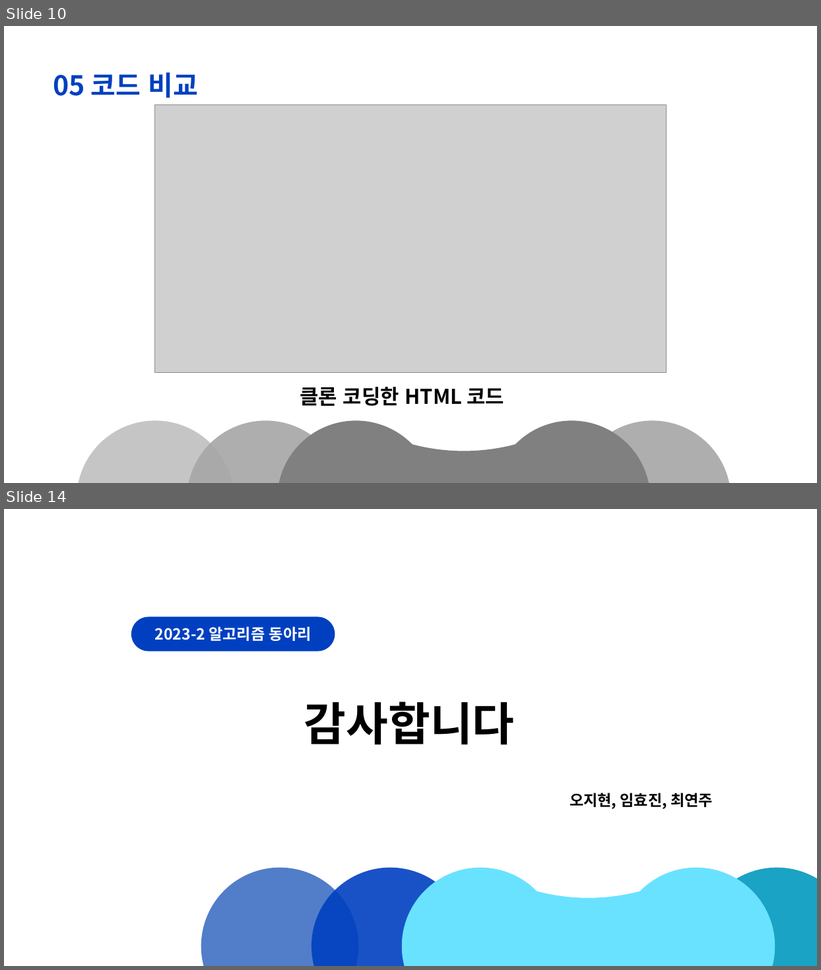
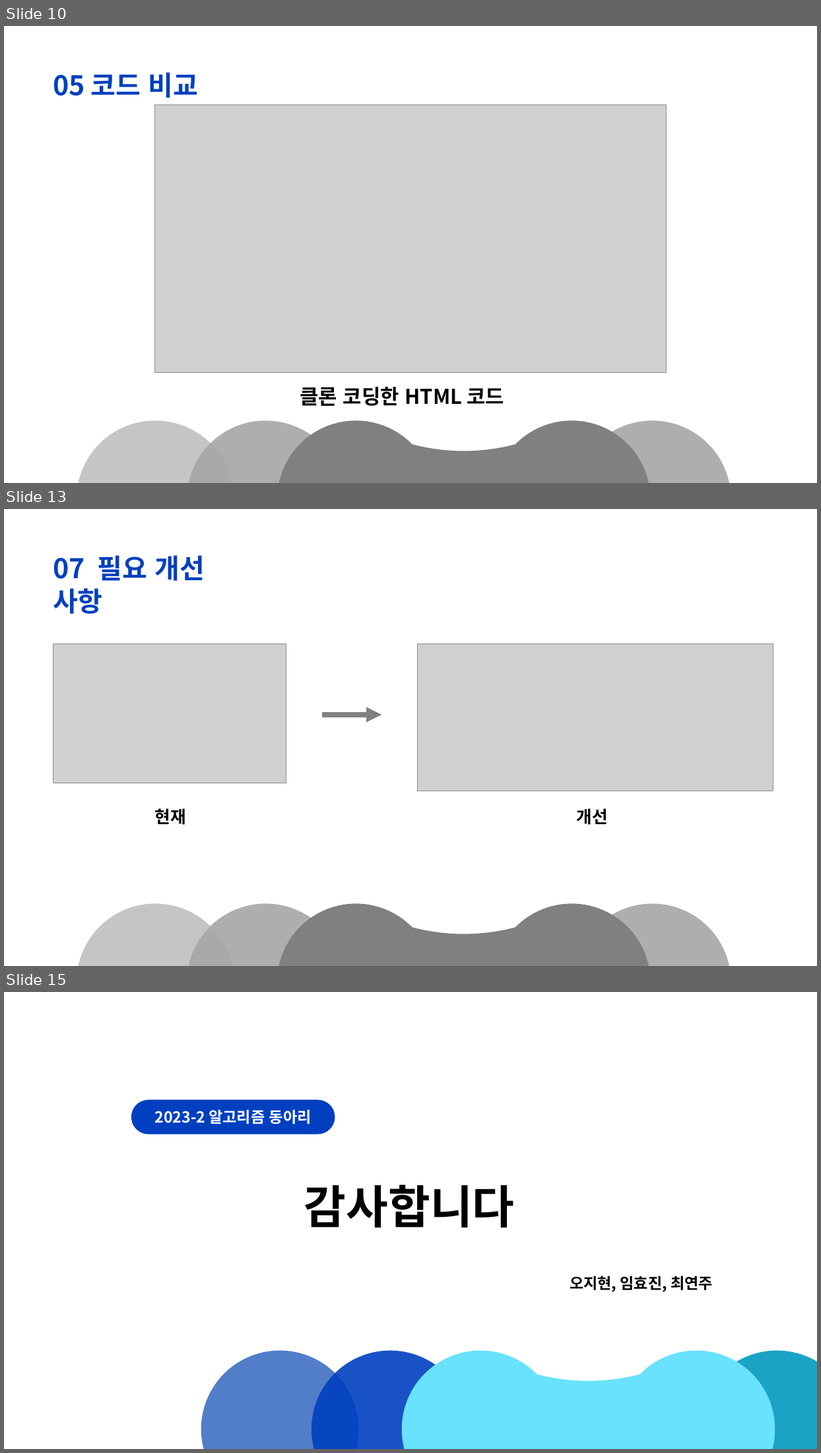
Before and after one commit to jhohoh/Code_Eaters, a slide deck: 원더월 HTML 클론 코딩.pptx. Shown one above the other, each under a label of ours: slides 10 and 14 before the commit, slides 10, 13 and 15 after it; the slides between them are not shown. The pictures are 821x970 and 821x1453 pixels, drawn with LibreOffice and Linux fonts; fonts in the diff are those of the drawing; grey boxes stand for pictures. Boxes give left, top, right and bottom in pixels: in the first picture for what was removed or moved away, otherwise in the second. Text is boxed around its words. In the diff, an @@ line names an element or a change of style, - is before the commit and + after.

```diff
--- a/원더월 HTML 클론 코딩.pptx
+++ b/원더월 HTML 클론 코딩.pptx
@@ slide 13 added at box(4, 509, 817, 966), background #FFFFFF @@
@@ text added at box(53, 555, 205, 614), 32 pt, text #0040C0, bold @@
+07 필요 개선 사항
@@ picture added at box(54, 644, 286, 784) @@
@@ picture added at box(418, 644, 773, 791) @@
@@ arrow added from (322, 715) to (382, 715), #808080 6 pt @@
@@ text added at box(155, 809, 186, 825), 20 pt, text #000000, bold @@
+현재
@@ text added at box(577, 809, 608, 825), 20 pt, text #000000, bold @@
+개선
@@ group added at box(77, 904, 731, 966): 5 ellipses, 1 moon @@
@@ what was slide 14 is now slide 15 @@
```
Also in this commit, not shown: 8 slides changed, 5 other files.
